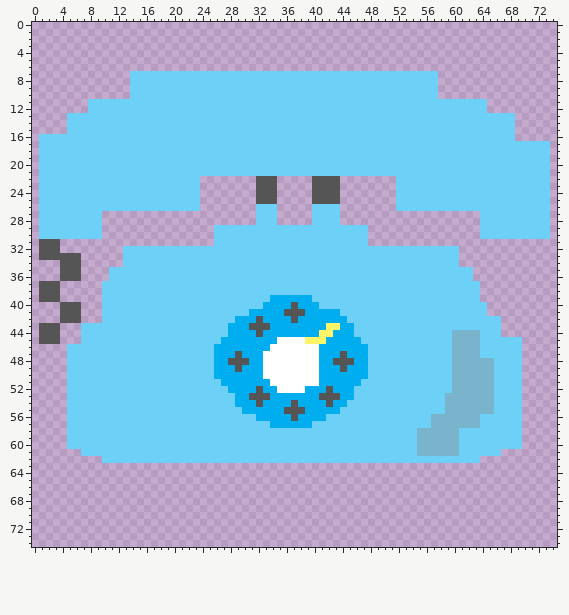
Sprite sheet: sprites/spr_telephone/0a30dc7c-bd1c-4d5d-b023-57a5eb4b03ee.png. This is how it looked before the edit.
The file is 75x75 pixels.
And afterwards:
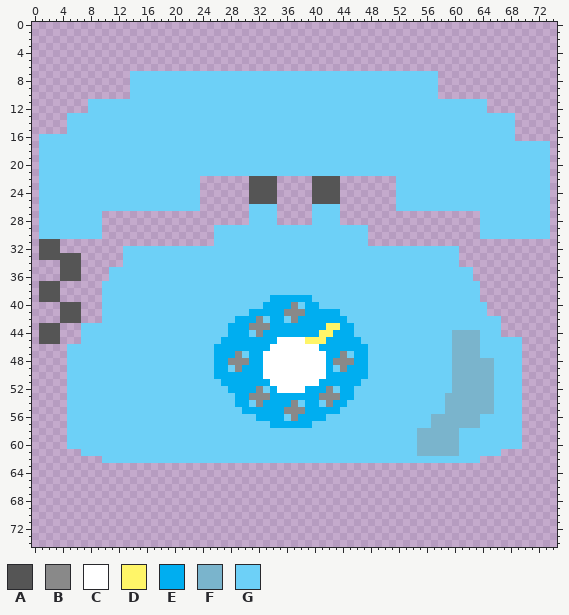
Palette (. is transparent): A #555555  B #898989  C #ffffff  D #fff568  E #00aef0  F #7ab4cc  G #6dd0f7
Difference:
@@ x 29..33 @@
 21 GGGGG
-22 ...AA
-23 ...AA
-24 ...AA
-25 ...AA
-26 ...GG
-27 ...GG
-28 ...GG
+22 ..AAA
+23 ..AAA
+24 ..AAA
+25 ..AAA
+26 ..GGG
+27 ..GGG
+28 ..GGG
 29 GGGGG
@@ x 26..47 @@
 39 GGGGGGGGEEEEEEGGGGGGGG
-40 GGGGGGGEEEEAEEEGGGGGGG
-41 GGGGGEEEEEAAAEEEEEGGGG
-42 GGGEEEAEEEEAEEEEEEEGGG
-43 GGEEEAAAEEEEEEEEDDEEGG
-44 GGEEEEAEEEEEEEEDDEEEGG
+40 GGGGGGGEEEEBGEEGGGGGGG
+41 GGGGGEEEEEBBBEEEEEGGGG
+42 GGGEEEBGEEGBEEEEEEEGGG
+43 GGEEEBBBEEEEEEEEDDEEGG
+44 GGEEEGBEEEEEEEEDDEEEGG
 45 GEEEEEEEECCCCDDDEEEEEG
 46 EEEEEEEECCCCCCCEEEEEEE
-47 EEEAEEECCCCCCCCEEEAEEE
-48 EEAAAEECCCCCCCCEEAAAEE
-49 EEEAEEECCCCCCCCEEEAEEE
-50 EEEEEEECCCCCCCCEEEEEEE
+47 EEEBGEECCCCCCCCCEEBGEE
+48 EEBBBEECCCCCCCCCEBBBEE
+49 EEGBEEECCCCCCCCCEGBEEE
+50 EEEEEEECCCCCCCCCEEEEEE
 51 GEEEEEEECCCCCCCEEEEEEG
-52 GGEEEEAEECCCCEEEAEEEGG
-53 GGGEEAAAEEEEEEEAAAEEGG
-54 GGGEEEAEEEEAEEEEAEEGGG
-55 GGGGEEEEEEAAAEEEEEGGGG
-56 GGGGGGEEEEEAEEEEGGGGGG
+52 GGEEEEBGECCCCEEEBGEEGG
+53 GGGEEBBBEEEEEEEBBBEEGG
+54 GGGEEGBEEEEBGEEGBEEGGG
+55 GGGGEEEEEEBBBEEEEEGGGG
+56 GGGGGGEEEEGBEEEEGGGGGG
 57 GGGGGGGGEEEEEEGGGGGGGG
Changed places in both pictures, as pixel boxes (x1, y1, x2, y2):
added: (249, 176, 256, 225)
changed: (228, 302, 354, 421)
